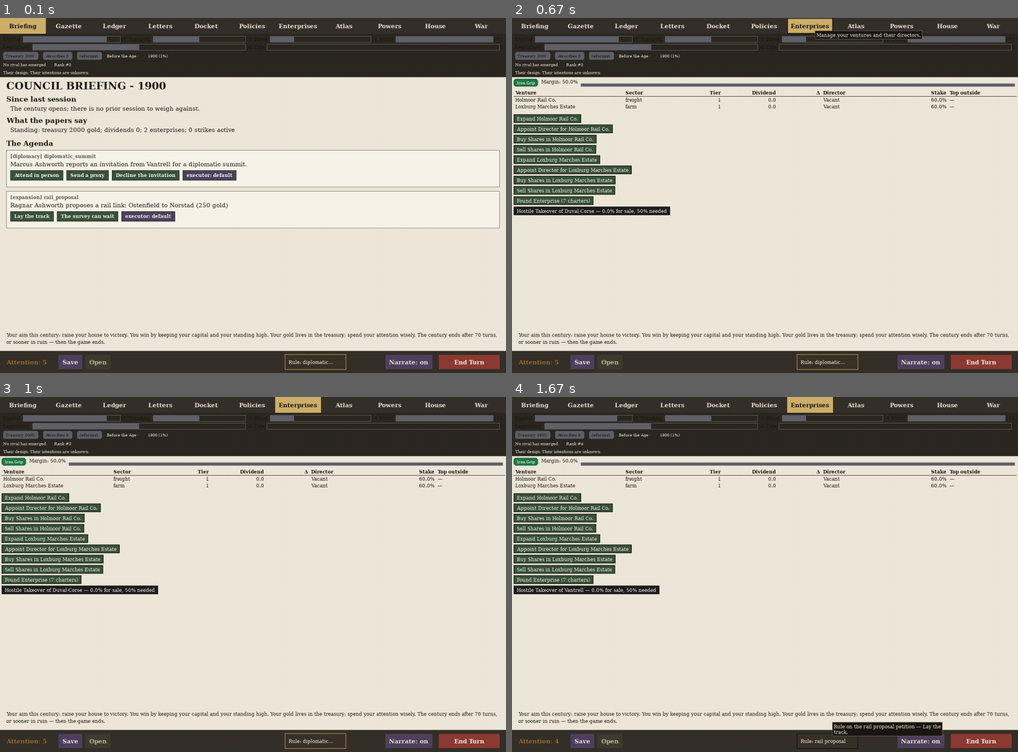
Above: before the commit, frames 1-4 (two rows, left to right).
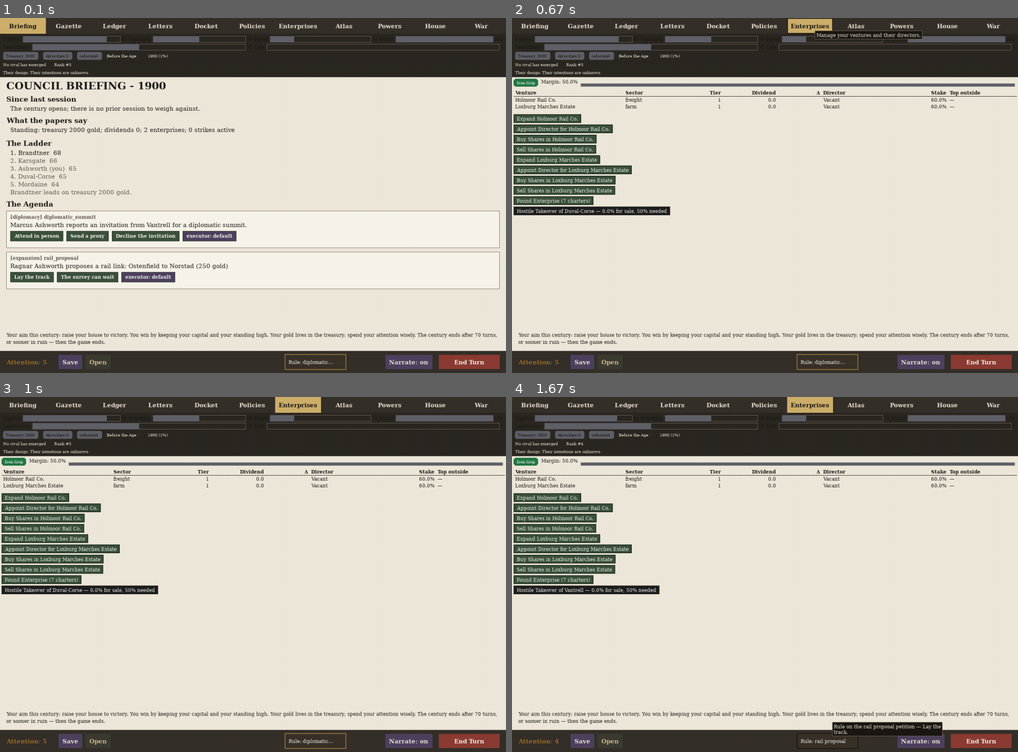
Above: after the commit, the same moments.

Repository: civersen222/Guilded-Age
Game: pygame game, started from gilded/__main__.py
Two runs of this game, one before a commit and one after it. Both use one fixed random seed, a clock stepped at 60 frames per second and the inputs below.
Inputs (mouse positions are in pixels of both pictures, inside the frame that each line leads up to):
- Up to frame 1 (0.1 s): no input
- Up to frame 2 (0.67 s): click "Enterprises" at 0.38 s
- Up to frame 3 (1 s): click (253, 595) at 0.72 s
- Up to frame 4 (1.67 s): click "Enterprises" at 1.05 s; click "Rule: diplomatic…" at 1.38 s

The runs differ from the first frame. In frame 1, 8.1% of the frame differs, in the area x 1-99%, y 34-77%; in frame 2, nothing differs; in frame 3, nothing differs; in frame 4, nothing differs.

Commit message:
Mission C1: Briefing tab shows the public ladder — top-5 rankings with the leader's winning cause, plus test coverage

Diff:
--- a/gilded/tests/test_c1_visibility.py
+++ b/gilded/tests/test_c1_visibility.py
@@ -109,3 +109,18 @@
     beats(game, player)
     beats_for(game, player)
     assert ladder(game) == before
+
+
+def test_briefing_shows_the_ladder(game):
+    import pygame
+    from gilded.ui.broadsheet import BroadsheetView
+    pygame.init()
+    player = next(iter(game.houses))
+    v = BroadsheetView(game, player)
+    v.active_tab = "Briefing"
+    surf = pygame.Surface((1280, 900))
+    v.draw(surf)
+    assert v._ladder_rows is not None, "the briefing draws the public ladder"
+    assert sorted(r.house for r in v._ladder_rows) == sorted(game.houses)
+    # rank 1 is the house winning the age - the player can see who
+    assert v._ladder_rows[0].rank == 1
--- a/gilded/ui/broadsheet.py
+++ b/gilded/ui/broadsheet.py
@@ -809,6 +809,7 @@
         self.narrator = narrator if narrator is not None else NarratorTemplated()
         self.narrate_on = True
         self.active_tab = TABS[0]
+        self._ladder_rows = None
         self.selected_pid: Optional[int] = None
         # the previous turn's board, retained by app.py across end_turn so the
         # briefing can show "since last session"; None means first session.
@@ -1309,6 +1310,27 @@
                     surface.blit(body.render(line, True, INK), (PAD + 10, y))
                     y += body.get_height() + 2
                 y += 4
+        y += 8
+
+        surface.blit(head.render("The Ladder", True, INK), (PAD, y))
+        y += head.get_height() + 4
+        rows = self.game.ladder()
+        self._ladder_rows = rows
+        for row in rows[:5]:
+            who = row.house + (" (you)" if row.house == self.house else "")
+            line = f"{row.rank}. {who}  {row.composite:.0f}"
+            surface.blit(body.render(line, True,
+                                     INK if row.rank == 1 else FADED),
+                         (PAD + 10, y))
+            y += body.get_height() + 2
+        top = rows[0]
+        if y < content.bottom - 170:
+            axis = max(top.axes.values(), key=lambda a: a.value)
+            if axis.causes:
+                why_line = f"{top.house} leads on {axis.causes[0].label}."
+                surface.blit(body.render(why_line, True, FADED),
+                             (PAD + 10, y))
+                y += body.get_height() + 2
         y += 8
 
         surface.blit(head.render("The Agenda", True, INK), (PAD, y))
